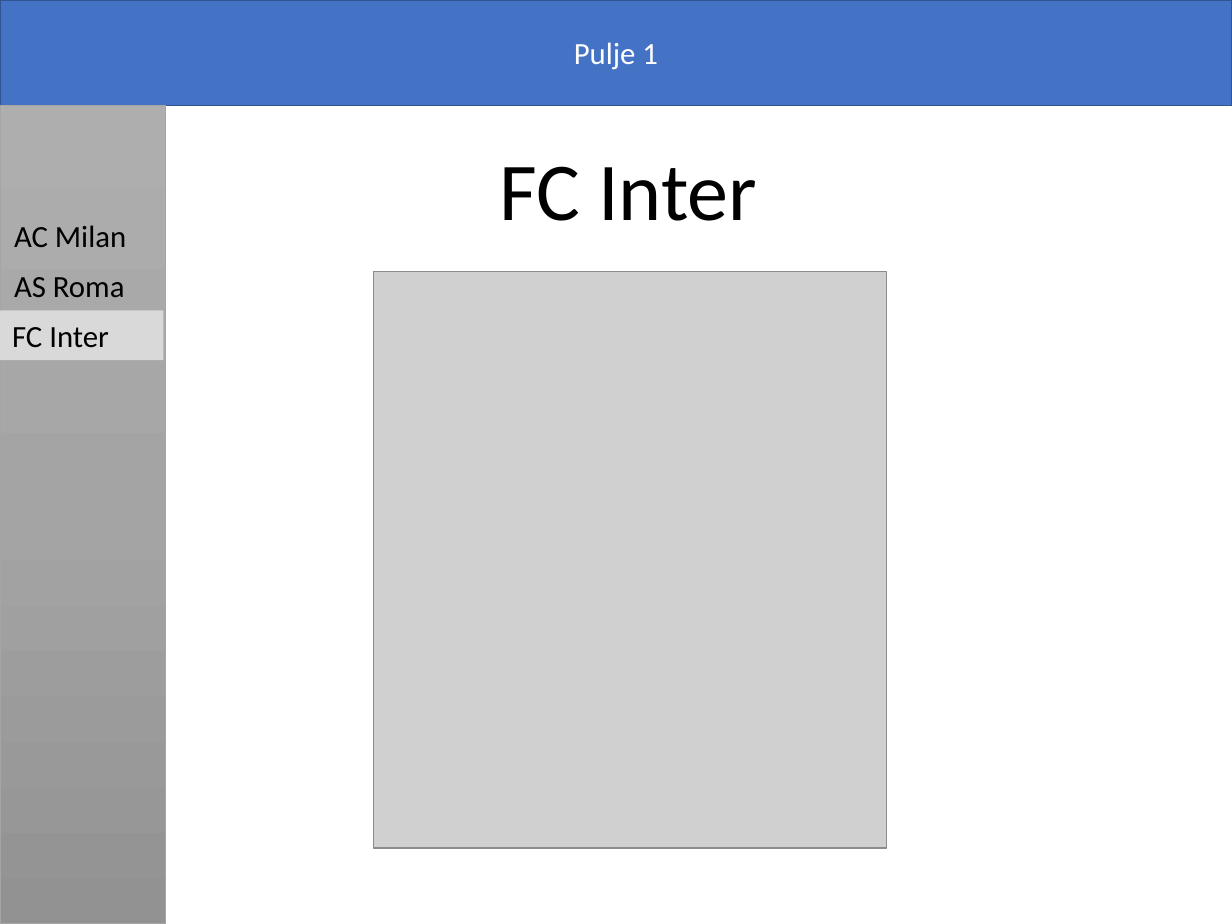
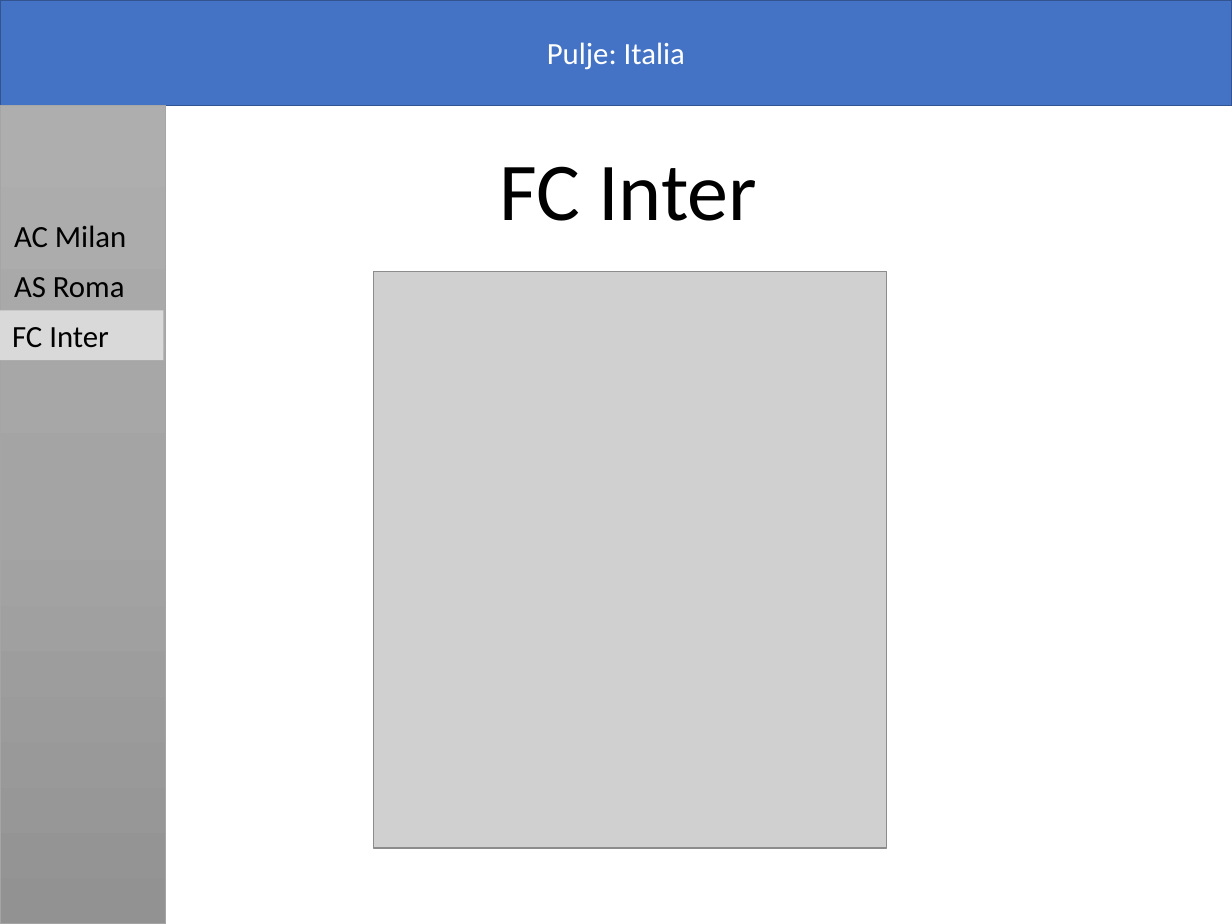
Before and after one commit to bitjungle/REA3015-IT2-eksamen, a slide deck: slide 1 of 2020V/oppgave_1/skisse.pptx. Drawn at 1232x924 pixels with LibreOffice and Linux fonts; fonts in the diff are those of the drawing; grey boxes stand for pictures. Boxes give left, top, right and bottom in pixels: in the first picture for what was removed or moved away, otherwise in the second. Text is boxed around its words. In the diff, an @@ line names an element or a change of style, - is before the commit and + after.

```diff
--- a/2020V/oppgave_1/skisse.pptx
+++ b/2020V/oppgave_1/skisse.pptx
@@ text in rectangle at (x1=547, y1=42, x2=685, y2=70): text changed @@
-Pulje 1
+Pulje: Italia
```
